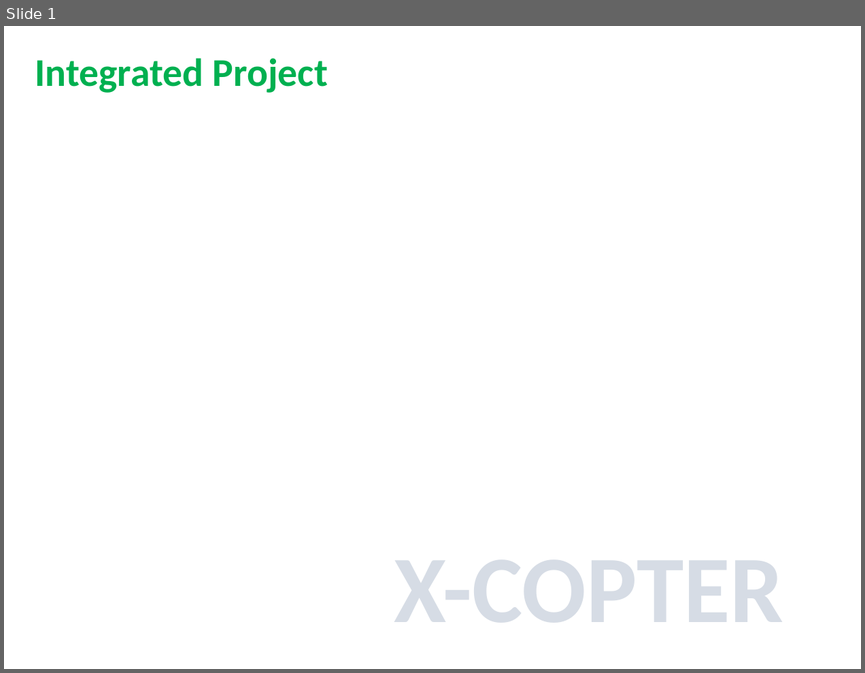
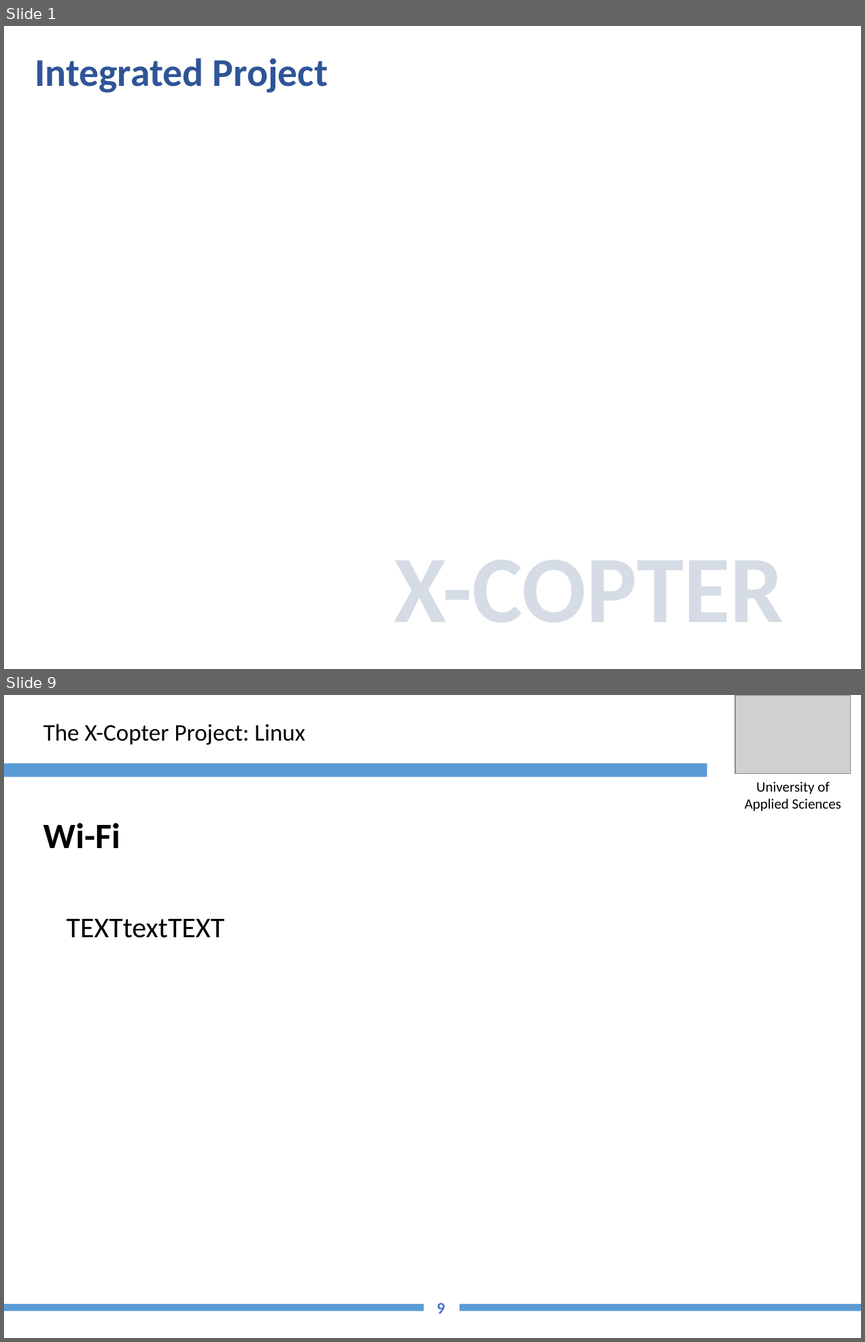
Before and after one commit to XCopter-HSU/XCopter, a slide deck: Final_Report/InFinalReportEinpflegen (Fuer Jan)/presentation_sample/sample_01.pptx. Shown one above the other, each under a label of ours: slide 1 before the commit, slides 1 and 9 after it; the slides between them are not shown. The pictures are 865x673 and 865x1342 pixels, drawn with LibreOffice and Linux fonts; fonts in the diff are those of the drawing; grey boxes stand for pictures; background and template pictures are left out. Boxes give left, top, right and bottom in pixels: in the first picture for what was removed or moved away, otherwise in the second. Text is boxed around its words. In the diff, an @@ line names an element or a change of style, - is before the commit and + after.

```diff
--- a/Final_Report/InFinalReportEinpflegen (Fuer Jan)/presentation_sample/sample_01.pptx
+++ b/Final_Report/InFinalReportEinpflegen (Fuer Jan)/presentation_sample/sample_01.pptx
@@ slide 9 added at box(4, 695, 861, 1338), background #FFFFFF @@
@@ picture added at box(735, 695, 851, 774) @@
@@ text added at box(43, 724, 305, 745), 20 pt, text #000000 @@
+The X-Copter Project: Linux
@@ rectangle added at box(4, 764, 706, 777), fill #5B9BD5 @@
@@ text added at box(745, 781, 841, 811), 12 pt, text #000000 @@
+University of
+Applied Sciences
@@ text added at box(43, 823, 120, 848), 30 pt, text #000000, bold @@
+Wi-Fi
@@ text added at box(67, 919, 225, 938), 24 pt, text #000000 @@
+TEXTtextTEXT
@@ rectangle added at box(4, 1304, 424, 1310), fill #5B9BD5 @@
@@ page number added at box(436, 1302, 445, 1313), 13.5 pt, text #4472C4, bold @@
+9
@@ rectangle added at box(459, 1304, 861, 1310), fill #5B9BD5 @@
@@ slide 1 changed as well @@
@@ text "Integrated Project" at box(35, 58, 328, 93): text colour #00B050 to #2F5597 @@
```
Also in this commit, not shown: 2 other slides changed, 12 other slides added.
